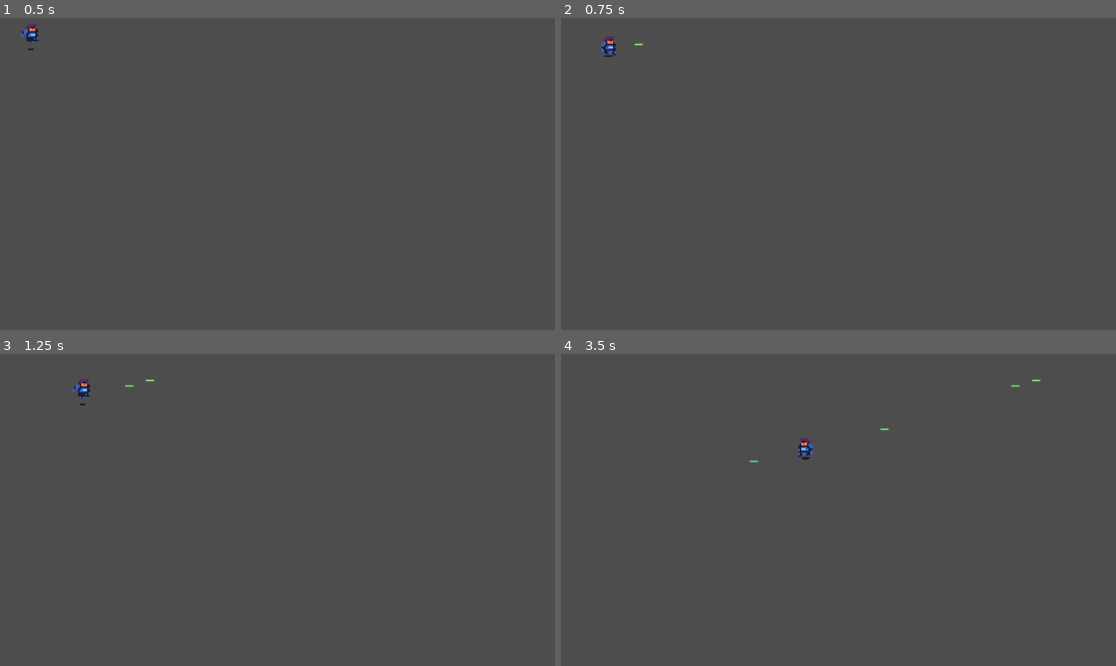
Above: before the commit, frames 1-4 (two rows, left to right).
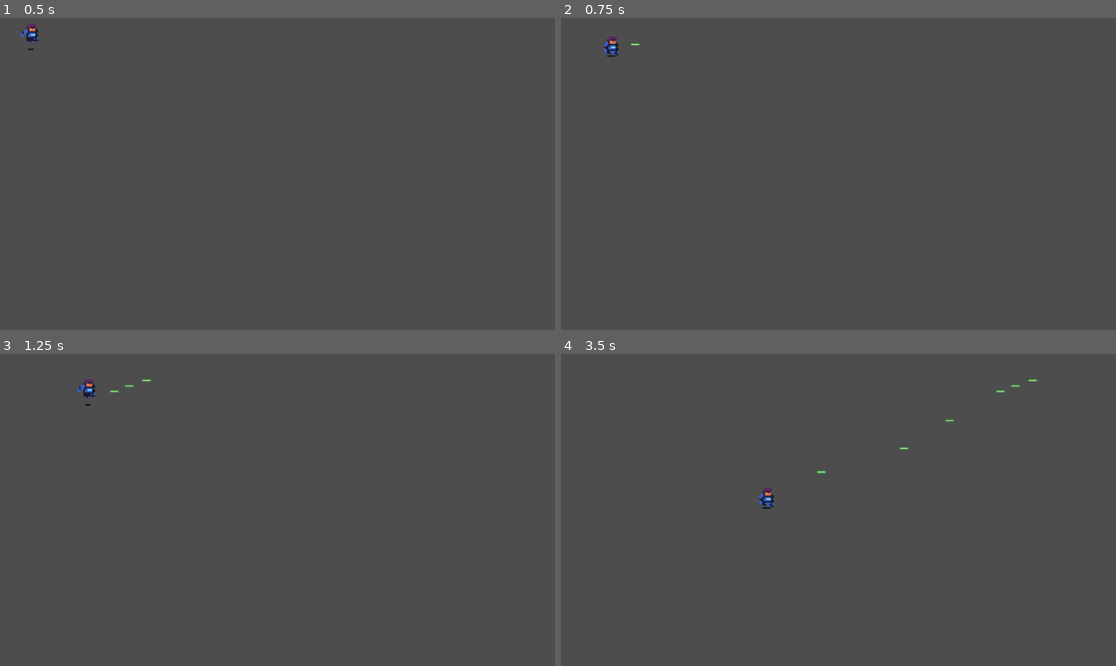
Above: after the commit, the same moments.

Repository: GerardinClement/Gamejam_forge
Game: Godot game, scene res://player.tscn
Same seed, same stepped clock (60 frames per second), same inputs: the game is played once before the commit and once after it.
Inputs (mouse positions are in pixels of both pictures, inside the frame that each line leads up to):
- Up to frame 1 (0.5 s): no input
- Up to frame 2 (0.75 s): tap Enter (ui_accept) at 0.5 s; move the mouse to (960, 158) at 0.52 s
- Up to frame 3 (1.25 s): tap Enter (ui_accept) at 0.77 s
- Up to frame 4 (3.5 s): move the mouse to (727, 525) at 1.27 s; tap Enter (ui_accept) at 1.52, 3.02 s; move the mouse to (894, 441) at 2.02 s; move the mouse to (810, 572) at 2.77 s

Frame 1 is identical in both runs. In frame 2, 0.1% of the frame differs, in the area x 7-15%, y 6-13%; in frame 3, 0.2%; in frame 4, 0.4%, in the area x 33-87%, y 8-50%.

Commit message:
add layer

Diff:
--- a/bullet.tscn
+++ b/bullet.tscn
@@ -43,6 +43,8 @@
 }]
 
 [node name="Bullet" type="CharacterBody2D"]
+collision_layer = 4
+collision_mask = 2
 script = ExtResource("1_7n1qw")
 
 [node name="CollisionShape2D" type="CollisionShape2D" parent="."]
--- a/player.gd
+++ b/player.gd
@@ -12,7 +12,6 @@
 	if Input.is_action_just_pressed("ui_accept"):
 		shoot()
 	$Node2D.look_at(get_global_mouse_position())
-	print($Timer.time_left)
 	if $Timer.is_stopped():
 		shoot()
 		$Timer.start()
--- a/player.tscn
+++ b/player.tscn
@@ -55,6 +55,7 @@
 }]
 
 [node name="Player" type="CharacterBody2D"]
+collision_mask = 2
 script = ExtResource("1_yfuhs")
 
 [node name="CollisionShape2D" type="CollisionShape2D" parent="."]
@@ -75,6 +76,5 @@
 gizmo_extents = 21.9
 
 [node name="Timer" type="Timer" parent="."]
-wait_time = 4.0
 one_shot = true
 autostart = true
